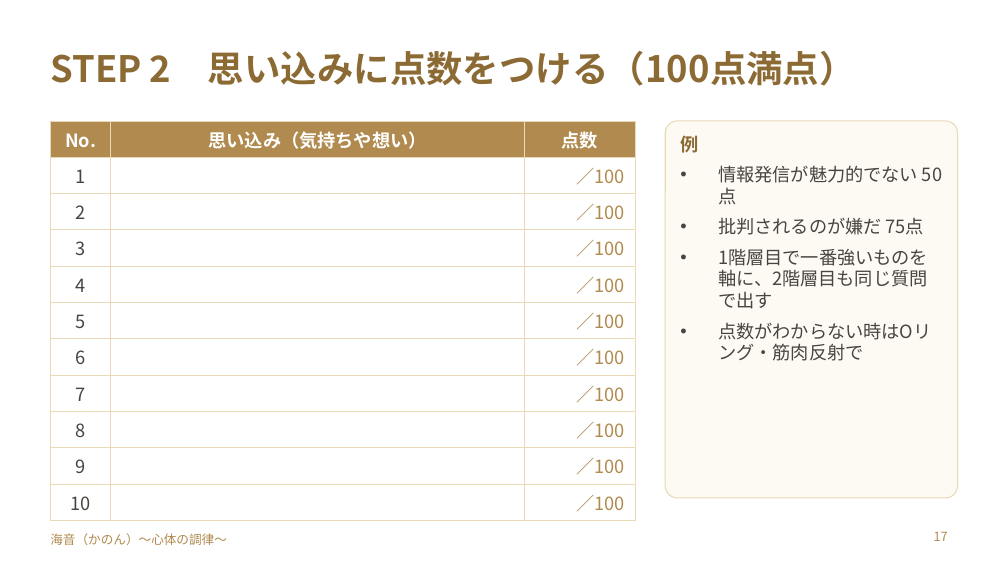
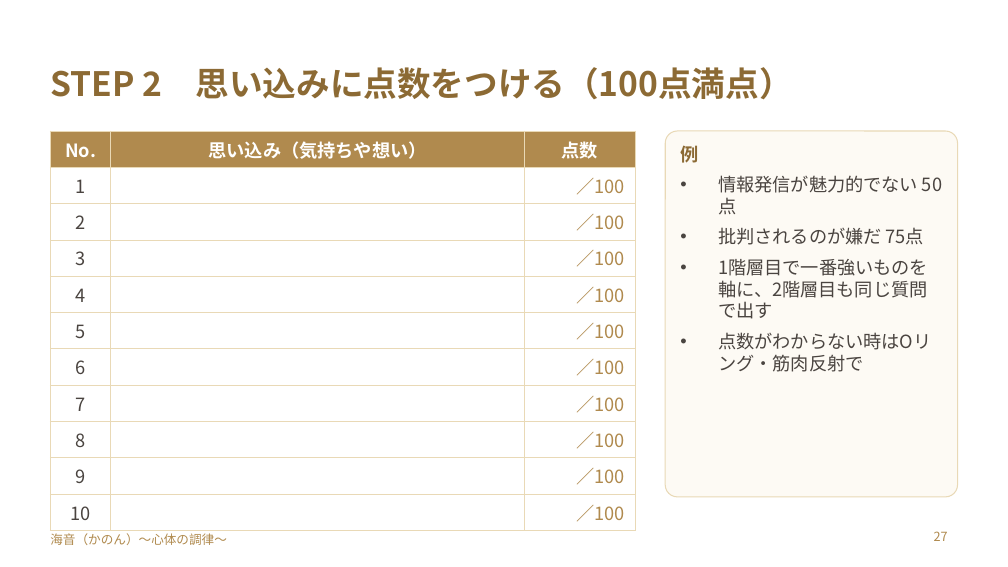
Before and after one commit to y-takahashi-cmd/MyBrain, a slide deck: slide 27 of 20_Projects/海音_心体の調律/単発/仁部あきえさん/20261028_仁部あきえさん_お金のブロック単発セッション.pptx (slide 17 before the commit). Drawn at 1008x567 pixels with LibreOffice and Linux fonts; fonts in the diff are those of the drawing. Boxes give left, top, right and bottom in pixels: in the first picture for what was removed or moved away, otherwise in the second. Text is boxed around its words. In the diff, an @@ line names an element or a change of style, - is before the commit and + after.

```diff
--- a/20_Projects/海音_心体の調律/単発/仁部あきえさん/20261028_仁部あきえさん_お金のブロック単発セッション.pptx
+++ b/20_Projects/海音_心体の調律/単発/仁部あきえさん/20261028_仁部あきえさん_お金のブロック単発セッション.pptx
@@ title "STEP 2 思い込みに点数をつける（100点満点）": place and size @@
-title "STEP 2 思い込みに点数をつける（100点満点）" at box(50, 51, 856, 86)
+title "STEP 2 思い込みに点数をつける（100点満点）" at box(50, 67, 793, 100)
@@ title "STEP 2 思い込みに点数をつける（100点満点）" at box(50, 67, 793, 100): size 26 to 24 pt @@
@@ table: place and size @@
-table at box(50, 121, 635, 516)
+table at box(50, 131, 635, 526)
@@ rounded rectangle: place and size @@
-rounded rectangle at box(665, 121, 958, 498)
+rounded rectangle at box(665, 131, 958, 497)
@@ text "例": place and size @@
-text "例" at box(680, 135, 931, 361)
+text "例" at box(680, 145, 931, 372)
@@ page number at box(934, 531, 948, 541): text changed @@
-17
+27
```
Also in this commit, not shown: 14 other slides changed, 25 slides added, 7 slides removed.
